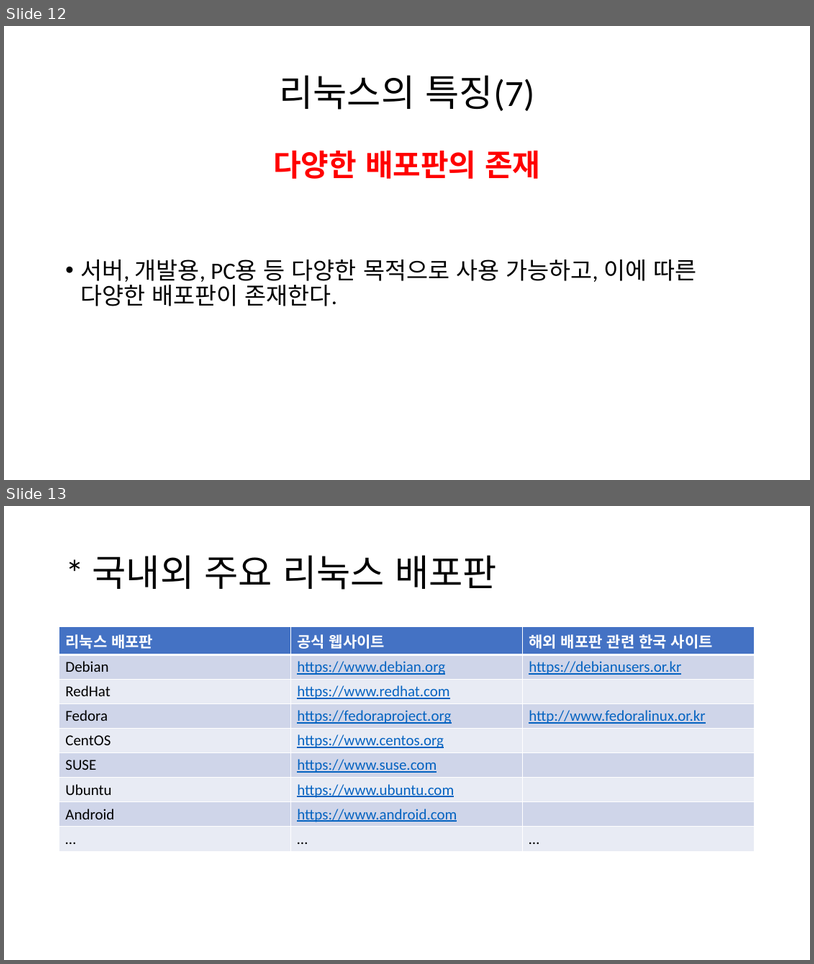
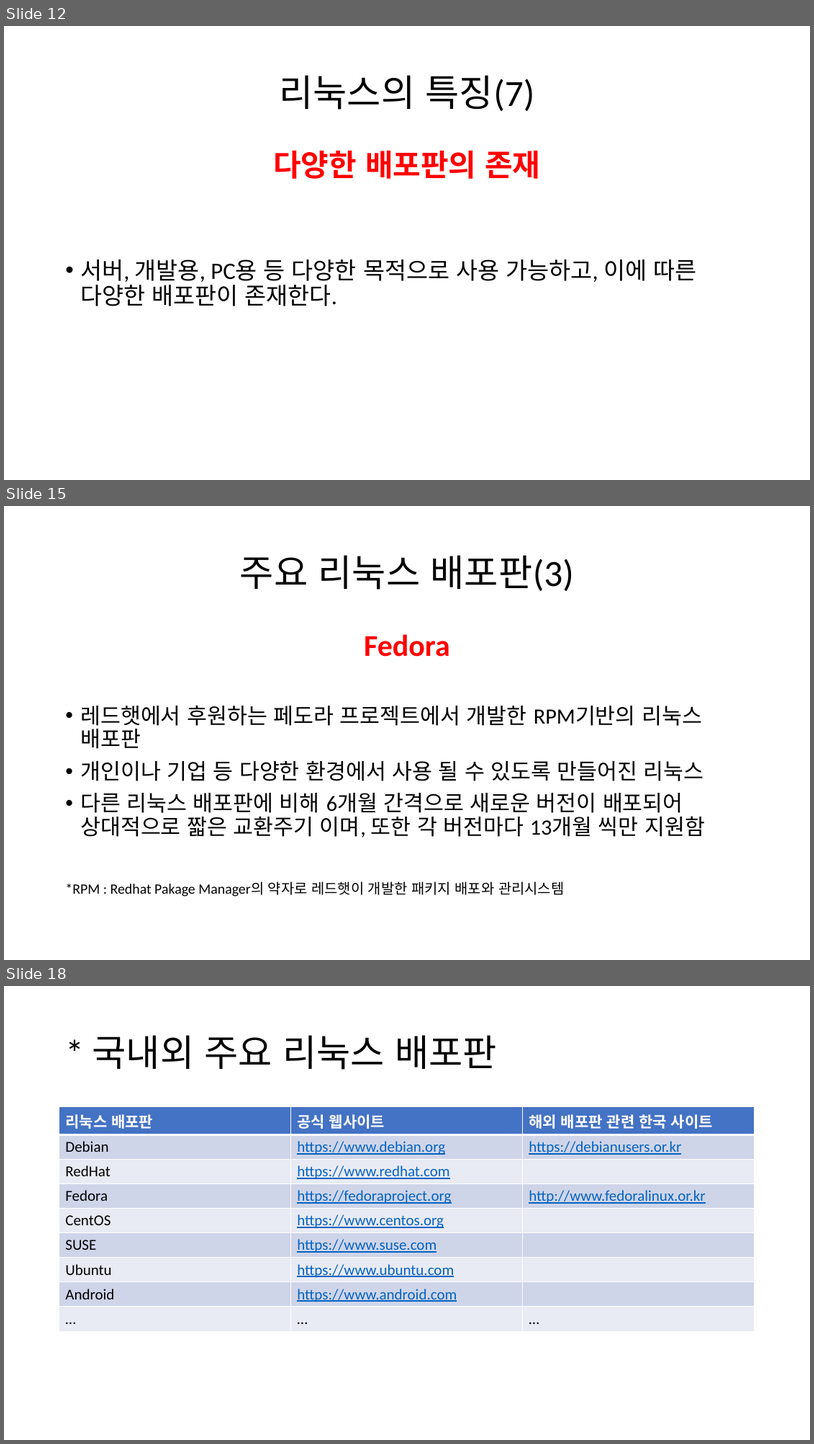
Before and after one commit to Runtym/osf-homework, a slide deck: src/kimbongkook/Linux.pptx. Shown one above the other, each under a label of ours: slides 12 and 13 before the commit, slides 12, 15 and 18 after it; the slides between them are not shown. The pictures are 814x964 and 814x1444 pixels, drawn with LibreOffice and Linux fonts; fonts in the diff are those of the drawing. Boxes give left, top, right and bottom in pixels: in the first picture for what was removed or moved away, otherwise in the second. Text is boxed around its words. In the diff, an @@ line names an element or a change of style, - is before the commit and + after.

Commit message:
H4

```diff
--- a/src/kimbongkook/Linux.pptx
+++ b/src/kimbongkook/Linux.pptx
@@ slide 15 added at [4, 506, 810, 960], background #FFFFFF @@
@@ title added at [240, 555, 574, 591], 44 pt, text #000000 @@
+주요 리눅스 배포판(3)
@@ text added at [65, 634, 705, 896], 26 pt, text #000000 @@
+Fedora
+• 레드햇에서 후원하는 페도라 프로젝트에서 개발한 RPM기반의 리눅스 배포판
+• 개인이나 기업 등 다양한 환경에서 사용 될 수 있도록 만들어진 리눅스
+• 다른 리눅스 배포판에 비해 6개월 간격으로 새로운 버전이 배포되어 상대적으로 짧은 교환주기 이며, 또한 각 버전마다 13개월 씩만 지원함
+*RPM : Redhat Pakage Manager의 약자로 레드햇이 개발한 패키지 배포와 관리시스템
@@ what was slide 13 is now slide 18 @@
```
Also in this commit, not shown: 4 other slides added.
